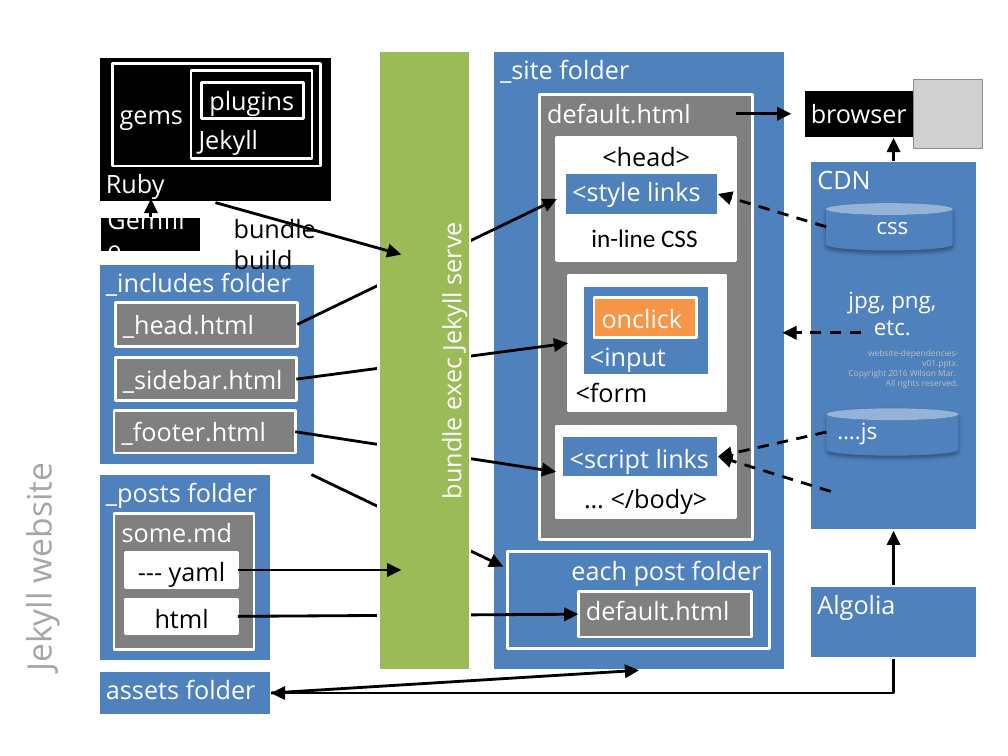
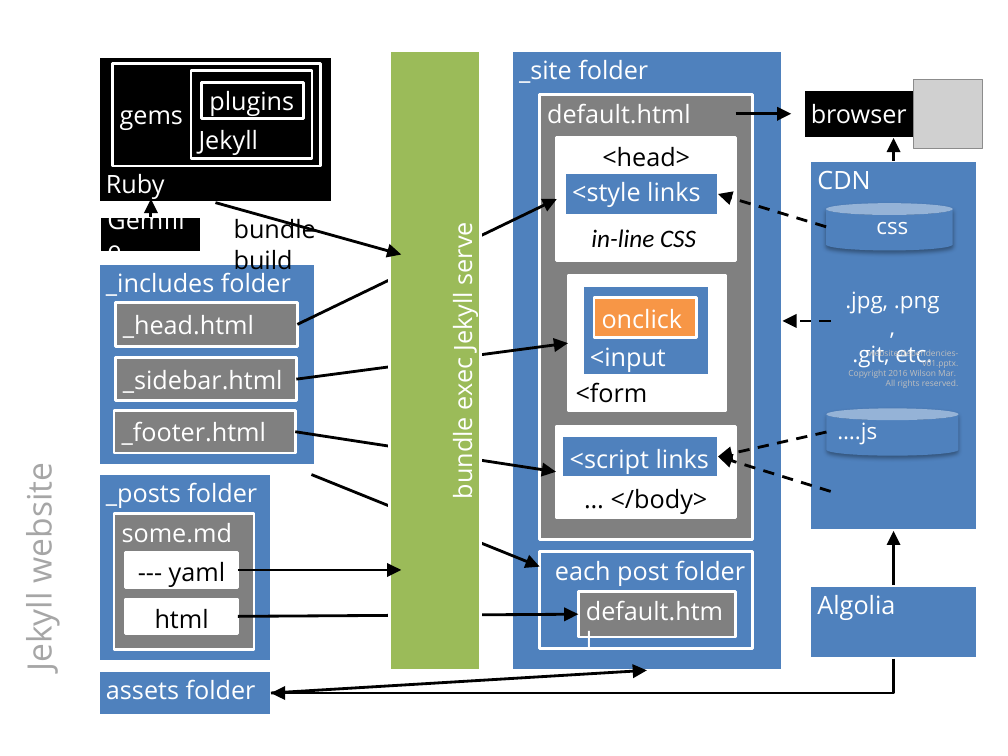
Before and after one commit to rkuma183/wilsonmar.github.io, a slide deck: slide 1 of fig/website-dependencies-v01.pptx. Drawn at 1008x756 pixels with LibreOffice and Linux fonts; fonts in the diff are those of the drawing; grey boxes stand for pictures. Boxes give left, top, right and bottom in pixels: in the first picture for what was removed or moved away, otherwise in the second. Text is boxed around its words. In the diff, an @@ line names an element or a change of style, - is before the commit and + after.

```diff
--- a/fig/website-dependencies-v01.pptx
+++ b/fig/website-dependencies-v01.pptx
@@ rectangle "bundle exec Jekyll serve": place and size @@
-rectangle "bundle exec Jekyll serve" at (379,50,471,670)
+rectangle "bundle exec Jekyll serve" at (389,50,481,670)
@@ rectangle "_site folder": place and size @@
-rectangle "_site folder" at (493,50,786,670)
+rectangle "_site folder" at (511,50,781,670)
@@ text "in-line CSS" at (591,229,696,247): italic on @@
@@ text at (845,291,940,368): text changed @@
-jpg, png,
-etc.
+.jpg, .png,
+.git, etc.
@@ arrow moved from (861, 333) - (782, 333) to (831, 321) - (782, 321) @@
@@ arrow moved from (311, 475) - (503, 566) to (311, 475) - (539, 566) @@
@@ rectangle "each post folder": place and size @@
-rectangle "each post folder" at (508,551,770,648)
+rectangle "each post folder" at (539,551,753,648)
@@ rectangle "default.html": place and size @@
-rectangle "default.html" at (579,592,752,637)
+rectangle "default.html" at (579,592,736,637)
@@ arrow moved from (271, 692) - (639, 670) to (271, 692) - (647, 670) @@
```
Also in this commit, not shown: 6 other files.
